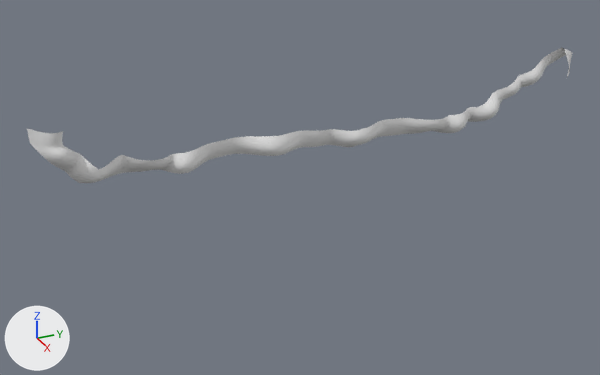
The Blender file models/room04/room04a.blend: old version first, new version second.
Both versions are drawn from a 50 mm lens placed at (85.1, -103.3, 11.3), pointed at (2.0, -65.9, -30.3). Arrows for +X, +Y and +Z are at lower left; the lights stay in place.

In view in the first picture: 'submerged_tunnel01'.
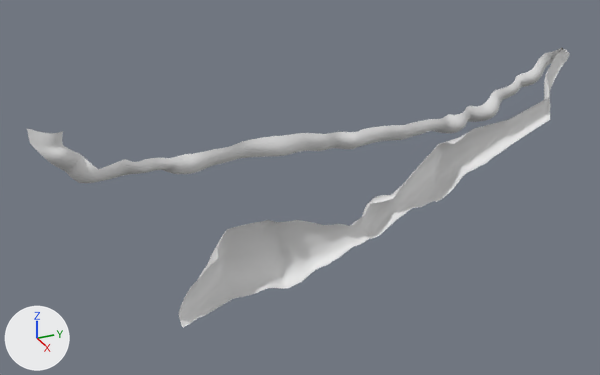
Commit message: room04a: submerged tunnel 2 created; room04b: ridge modeling

Patch to the scene script:
```diff
--- a/models/room04/room04a.blend.py
+++ b/models/room04/room04a.blend.py
@@ me_circle_000 @@
-me_circle_000.from_pydata(...)  # 2800 vertices, 2761 faces; spans x -6.8..6.8, y -96.3..-24.1, z -27.6..-16.1
+me_circle_000.from_pydata(...)  # 2777 vertices, 2738 faces; spans x -6.8..4.8, y -96.3..-24.1, z -27.6..-16.1
+# me_circle_000 part 1: 1307 vertices moved from x -6.2..3.6, y -90.7..-26.5, z -27.5..-17.3 to x -6.0..2.2, y -90.7..-26.5, z -27.5..-17.2; 84 vertices removed from x -1.6..6.8, y -75.5..-26.2, z -26.9..-17.1; 61 vertices added at x -0.1..2.7, y -75.5..-26.2, z -26.9..-17.2
@@ ob_submerged_tunnel02 @@
+ob_submerged_tunnel02 = bpy.data.objects.new('submerged_tunnel02', me_circle_004)  # 3423 vertices, 3390 faces, 1 loose edge; spans x 1.5..25.6, y -83.6..-26.0, z -41.2..-17.0; modifiers MASK, MASK
+ob_submerged_tunnel02.location = (0.0, 0.0, 0.0)
```

Changed parts and their boxes [x1, y1, x2, y2] in the pictures (600 x 375 px; the box of a moved part takes in the faces that stretch with it):
'submerged_tunnel02', added: after [179, 49, 570, 327]
'submerged_tunnel01', reshaped: before [28, 47, 573, 183]; after [28, 47, 569, 183]
part 1 of me_circle_000, moved or reshaped: before [104, 49, 573, 179]; after [104, 49, 569, 180]
